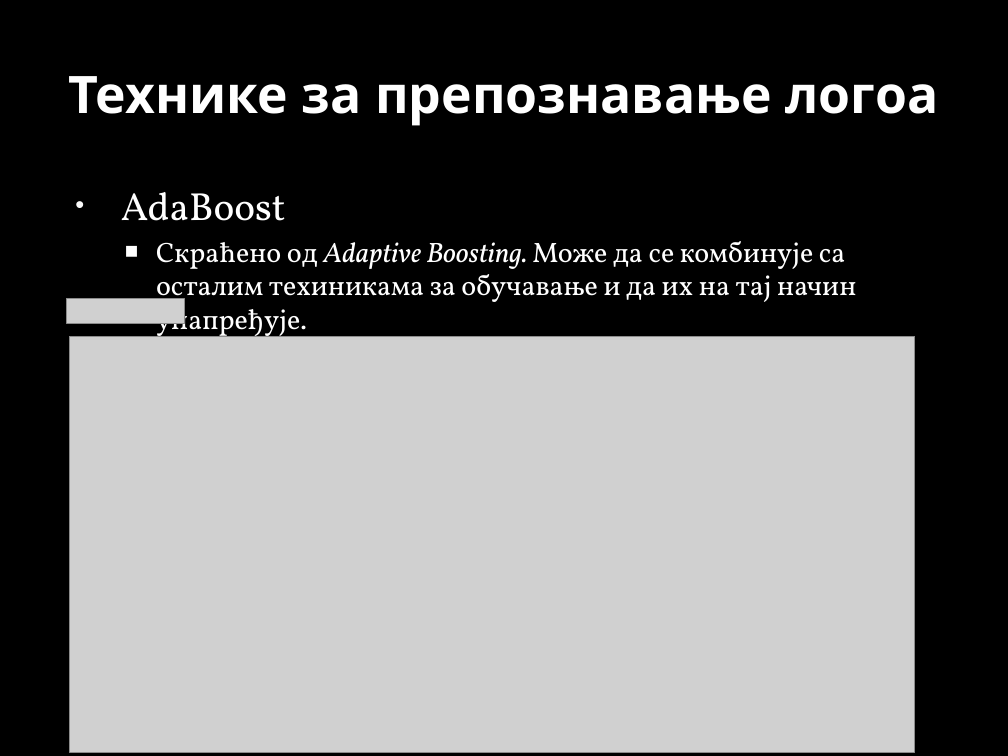
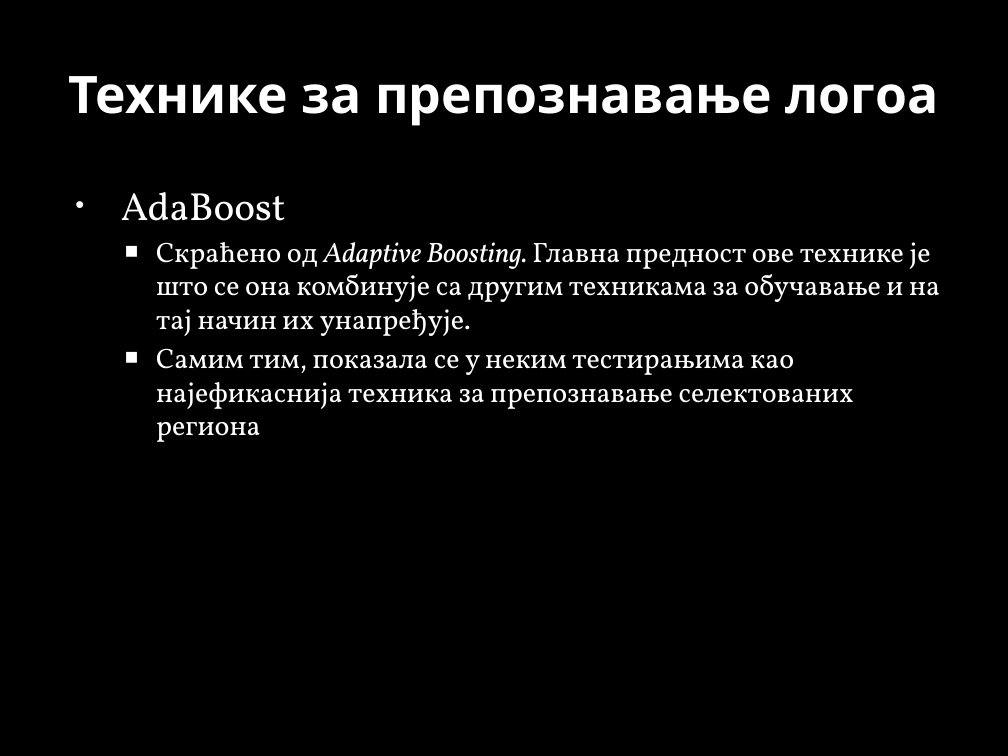
Before and after one commit to MarkoSavija/projekat_Soft_Computing, a slide deck: slide 8 of Car Logo Tracker.pptx (slide 7 before the commit). Drawn at 1008x756 pixels with LibreOffice and Linux fonts; fonts in the diff are those of the drawing; grey boxes stand for pictures; background and template pictures are left out. Boxes give left, top, right and bottom in pixels: in the first picture for what was removed or moved away, otherwise in the second. Text is boxed around its words. In the diff, an @@ line names an element or a change of style, - is before the commit and + after.

```diff
--- a/Car Logo Tracker.pptx
+++ b/Car Logo Tracker.pptx
@@ text at (156, 242, 940, 442): text changed @@
-  ■ Скраћено од Adaptive Boosting. Може да се комбинује са осталим техиникама за обучавање и да их на тај начин унапређује.
+  ■ Скраћено од Adaptive Boosting. Главна предност ове технике је што се она комбинује са другим техникама за обучавање и на тај начин их унапређује.
+  ■ Самим тим, показала се у неким тестирањима као најефикаснија техника за препознавање селектованих региона
@@ picture removed at (67, 298, 184, 324) @@
@@ picture removed at (70, 337, 915, 753) @@
```
Also in this commit, not shown: 5 other slides changed, 14 slides added, 3 slides removed, 12 other files.
